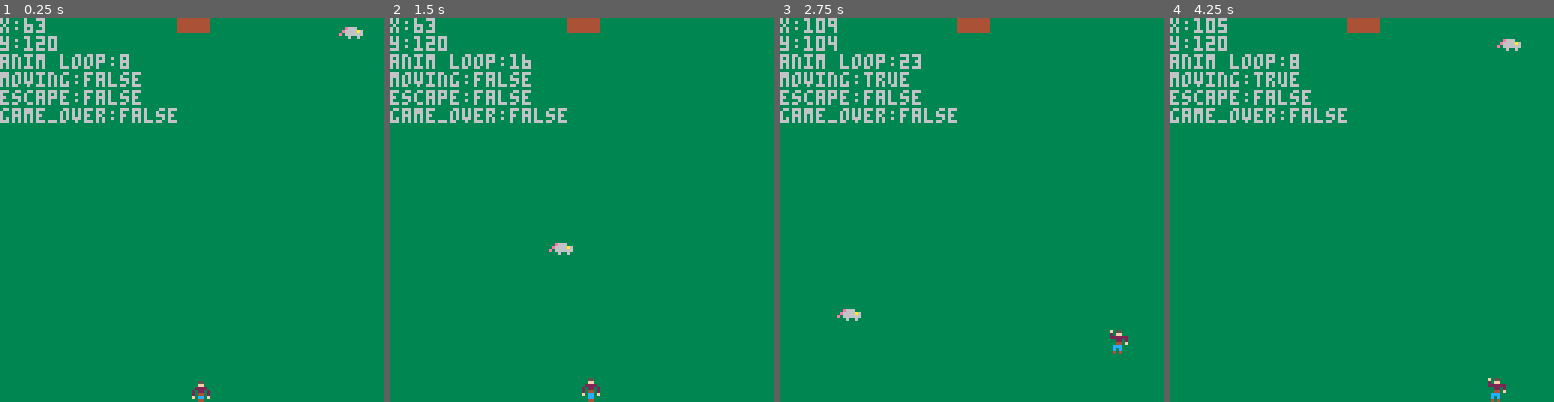
Above: before the commit, frames 1-4 (left to right).
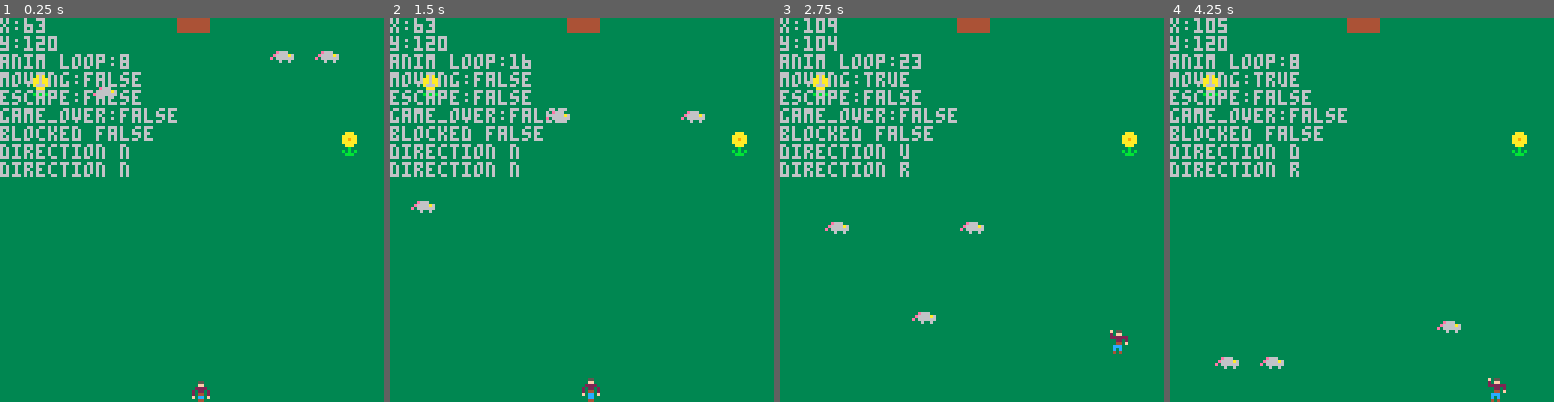
Above: after the commit, the same moments.

Repository: magicjoef/PICO-8-dev
Game: PICO-8 cartridge dodgy.p8
Two runs of this game, one before a commit and one after it. Both use one fixed random seed, a clock stepped at 60 frames per second and the inputs below.
Inputs:
- Up to frame 1 (0.25 s): no input
- Up to frame 2 (1.5 s): no input
- Up to frame 3 (2.75 s): hold Right 1.6-2.1 s; hold Up 2.15-2.42 s; hold Right from 2.47 s (still down)
- Up to frame 4 (4.25 s): release Right at 3.03 s; hold Left 3.08-3.58 s; hold Down 3.63-3.97 s; hold Right from 4.02 s (still down)

The runs differ from the first frame. In frame 1, 2.6% of the frame differs, in the area x 0-95%, y 2-42%; in frame 2, 2.6%; in frame 3, 2.6%; in frame 4, 2.6%, in the area x 0-93%, y 5-92%.

Commit message:
Enemies and obstacles

Diff:
--- a/dodgy.p8
+++ b/dodgy.p8
@@ -5,6 +5,8 @@
 	make_player()
 	make_enemies()
 	make_gate()
+	rnd_rocks()
+	rnd_flowers()
 end
 
 
@@ -16,7 +18,9 @@
  	flag_player_move()
  	move_enemies()
  	bounce_enemies()
- 	detect_col_pe()
+ 	detect_col_pe() --player/enemy
+ 	detect_col_er() --enemy/rock
+ 	detect_col_pr() --player/rock
  	reach_gate()
 	end
 end
@@ -28,6 +32,8 @@
  draw_gate()
 	draw_player()
 	draw_enemies()
+	draw_rocks()
+	draw_flowers()
 	messages()
 	show_debug()
 end
@@ -41,6 +47,9 @@
 	player.w=8
 	player.h=8
 	player.speed=2
+	player.dirx="n"
+	player.diry="n"
+	player.stun=false
 	player.cur_spr=1
 	player.is_moving=false
 end
@@ -51,21 +60,25 @@
 	if btn(1) then
 		if player.x<120 then
 			player.x+=player.speed
+			player.dirx="r"
 		end
 	end
 	if btn(0) then
 		if player.x>0 then
 			player.x-=player.speed
+			player.dirx="l"
 		end
 	end
 	if btn(2) then
 		if player.y>0 then
 			player.y-=player.speed
+			player.diry="u"
 		end
 	end
 	if btn(3) then
 		if player.y<120 then
 			player.y+=player.speed
+			player.diry="d"
 		end
 	end
 end
@@ -120,7 +133,7 @@
 
 -->8
 --game
-level=1
+level=3
 game_over=false
 anim_loop=0
 escaped=false
@@ -187,6 +200,89 @@
 	if eaten then
 		print("eaten by a mouse.",35,50,6)
 		print("		what a way to go!",27,60,6)
+	end
+end
+
+
+flower_count=0
+max_flowers=flr(rnd(4))
+flowers={}
+function rnd_flowers()
+	while flower_count<max_flowers do
+ 	flower={}
+ 	flower.x=flr(rnd(119))
+  flower.y=flr(rnd(80))
+  flower.w=8
+  flower.h=8
+  flower_count+=1
+  add(flowers, flower)
+ end
+end
+function draw_flowers()
+	for key, flower in pairs(flowers) do
+ 	spr(8,flower.x,flower.y)
+	end
+end
+
+
+rock_count=0
+max_rocks=flr(rnd(4))
+rocks={}
+function rnd_rocks()
+	while rock_count<max_rocks do
+ 	rock={}
+ 	rock.x=flr(rnd(119))
+  rock.y=flr(rnd(80))
+  rock.w=8
+  rock.h=8
+  rock_count+=1
+  add(rocks, rock)
+ end
+end
+function draw_rocks()
+	for key, rock in pairs(rocks) do
+ 	spr(7,rock.x,rock.y)
+	end
+end
+
+
+function detect_col_er()
+ for key, enemy in pairs(enemies) do
+ 	for key, rock in pairs(rocks) do
+  	if detect_col(enemy,rock) then
+  		if enemy.dirx=="l" then
+   		enemy.dirx="r"
+  		elseif enemy.dirx=="r" then
+   		enemy.dirx="l"
+   	end
+   	if enemy.diry=="u" then
+   		enemy.diry="d"
+   	elseif enemy.diry=="d" then
+   		enemy.diry="u"
+   	end
+  	end
+ 	end
+ end
+end
+
+
+function detect_col_pr()
+	for key, rock in pairs(rocks) do
+ 	if detect_col(player,rock) then
+ 		player.stun=true
+ 		if btn(1) then
+ 			player.x-=5
+ 		end
+ 		if btn(0) then
+ 		 player.x+=5
+ 		end
+ 		if btn(2) then
+ 			player.y+=5
+ 		end
+ 		if btn(3) then
+ 			player.y-=5
+ 		end
+ 	end
 	end
 end
 
@@ -202,6 +298,9 @@
 	print("moving:"..(player.is_moving and "true" or "false"),0,18,6)
 	print("escape:"..(escaped and "true" or "false"),0,24,6)
 	print("game_over:"..(game_over and "true" or "false"),0,30,6)
+ print("blocked "..(blocked and "true" or "false"),0,36,6)
+	print("direction "..player.diry,0,42,6)
+	print("direction "..player.dirx,0,48,6)
 end
 
 -->8
@@ -230,7 +329,7 @@
  	else
  		enemy.diry="d"
  	end
- 	enemy.speed="2"
+ 	enemy.speed="1"
  	--add enemy to count
  	enemy_count+=1
  	--add to enemies object
@@ -281,15 +380,39 @@
 	end
 end
 
+-->8
+--todo
+
+--stun state, 2 seconds?
+
+--stun state animation
+
+--check mice and rocks don't
+--clash / get stuck
+
+--sound!
+
+--title screen
+
+--load new levels when goal reached
+
+--better fence graphic
+
+--better hit boxes needed
+--define them as an attribute?
+--maybe better to do maths
+--in col detection
+
+--animate enemies
 __gfx__
-000000000005500000000000000550f00f0550000000000000000000000000000000000000000000000000000000000000000000000000000000000000000000
-00000000000ff00000055000000ff020020ff0000000000000000000000000000000000000000000000000000000000000000000000000000000000000000000
-0070070000222200000ff000022222200222222000e6660000e66600000000000000000000000000000000000000000000000000000000000000000000000000
-00077000020220200022220002022000000220200e6666a60e6666a6000000000000000000000000000000000000000000000000000000000000000000000000
-0007700002044020020220200f044000000440f0e0666666e0666666000000000000000000000000000000000000000000000000000000000000000000000000
-007007000f0cc0f002044020000ccc0000ccc0000006006000600600000000000000000000000000000000000000000000000000000000000000000000000000
-00000000000cc0000f0cc0f0000c0c0000c0c0000000000000000000000000000000000000000000000000000000000000000000000000000000000000000000
-00000000000440000004400000040400004040000000000000000000000000000000000000000000000000000000000000000000000000000000000000000000
+000000000005500000000000000550f00f055000000000000000000000055500000aaa0000000000000000000000000000000000000000000000000000000000
+00000000000ff00000055000000ff020020ff00000000000000000000055555000aaaaa000000000000000000000000000000000000000000000000000000000
+0070070000222200000ff000022222200222222000e6660000e666000565555000aa9aa000000000000000000000000000000000000000000000000000000000
+00077000020220200022220002022000000220200e6666a60e6666a60555665000aaaaa000000000000000000000000000000000000000000000000000000000
+0007700002044020020220200f044000000440f0e0666666e066666655555655000aaa0000000000000000000000000000000000000000000000000000000000
+007007000f0cc0f002044020000ccc0000ccc0000006006000600600555555550000b00000000000000000000000000000000000000000000000000000000000
+00000000000cc0000f0cc0f0000c0c0000c0c00000000000000000005655555500b0b0b000000000000000000000000000000000000000000000000000000000
+0000000000044000000440000004040000404000000000000000000055555555000bbb0000000000000000000000000000000000000000000000000000000000
 00000000000000000000000000000000000000000000000000000000000000000000000000000000000000000000000000000000000000000000000000000000
 00000000000000000000000000000000000000000000000000000000000000000000000000000000000000000000000000000000000000000000000000000000
 00000000000000000000000000000000000000000000000000000000000000000000000000000000000000000000000000000000000000000000000000000000
